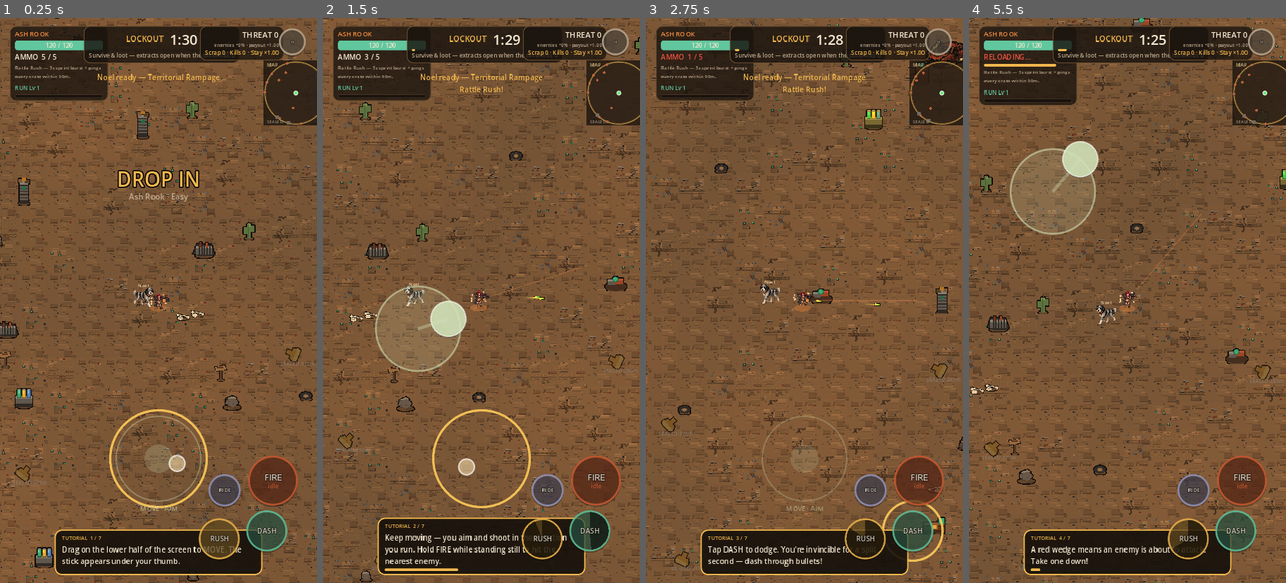
Above: before the commit, frames 1-4 (left to right).
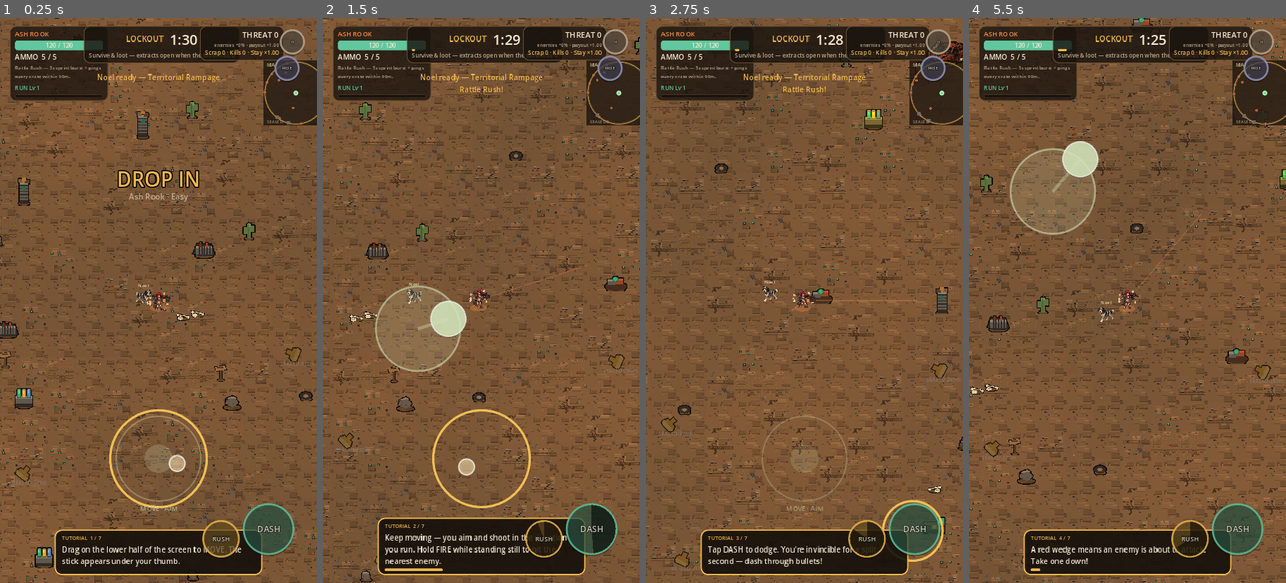
Above: after the commit, the same moments.

Repository: zwoodjr/sprite-lane
Game: Godot game, scene res://scenes/match/match.tscn
Two runs of this game, one before a commit and one after it. Both use one fixed random seed, a clock stepped at 60 frames per second and the inputs below. This scene is started directly instead of the project's main scene.
Inputs (mouse positions are in pixels of both pictures, inside the frame that each line leads up to):
- Up to frame 1 (0.25 s): no input
- Up to frame 2 (1.5 s): move the mouse to (551, 272) at 0.52 s; hold D (move_right) 0.53-1.25 s; tap Q (ability) at 0.6 s; click (551, 272) at 0.67 s; tap Space (dash) at 0.8 s; drag from (418, 328) to (510, 300) at 1.27 s
- Up to frame 3 (2.75 s): move the mouse to (836, 176) at 2.02 s; press the mouse at (836, 176) at 2.03 s; hold D (move_right) from 2.03 s (still down); tap E (interact) at 2.1 s
- Up to frame 4 (5.5 s): release D (move_right) at 2.75 s; release the mouse at (1159, 176) at 2.75 s; drag from (1111, 413) to (1146, 300) at 2.77 s; move the mouse to (1222, 385) at 3.52 s; hold A (move_left) 3.53-4.25 s; tap Q (ability) at 3.6 s; click (1222, 385) at 3.67 s; tap Space (dash) at 3.8 s; tap Escape (pause_menu) at 4.15 s; click "RESUME" at 4.25 s; drag from (1032, 215) to (1079, 159) at 5.02 s

The runs differ from the first frame. In frame 1, 3.0% of the frame differs, in the area x 42-97%, y 1-96%; in frame 2, 3.1%; in frame 3, 3.1%; in frame 4, 3.9%, in the area x 3-97%, y 1-96%.

Commit message:
Phase 0 bugfixes + Phase 1 feel start (Master Brief)
Fix upgrade-picker OOB when apply_run_upgrade clears choices, strip mouse
shoot on touch, clear sticks after level-up, unpause on go_result and
guard abandon double-wipe, one-time scrap migration flag, charger lunge
hits, app background auto-pause, degenerate cooldown/telegraph polygons,
and remove Dev timers + Field Notes.

Phase 1: on-screen-only auto-fire/auto-aim, 0.5s hit i-frames, kill health
drops, larger heroes/smaller pets, DASH+ABILITY touch layout.

Co-authored-by: zwoodjr <zwoodjr@users.noreply.github.com>

Diff:
--- a/game/scenes/entities/enemy.tscn
+++ b/game/scenes/entities/enemy.tscn
@@ -8,7 +8,8 @@
 
 [node name="Enemy" type="CharacterBody2D"]
 collision_layer = 4
-collision_mask = 1
+## World (1) + player (2) so charger slide-collision hits land.
+collision_mask = 3
 script = ExtResource("1_enemy")
 
 [node name="Body" type="Sprite2D" parent="."]
--- a/game/scripts/autoload/game_state.gd
+++ b/game/scripts/autoload/game_state.gd
@@ -37,7 +37,9 @@
 
 ## Player settings + onboarding flags (persisted to user://).
 const SAVE_PATH := "user://wanderer_save.json"
-const SAVE_VERSION := 3
+const SAVE_VERSION := 4
+## One-time garage_tokens → scrap migration (never re-run when scrap hits 0).
+var garage_tokens_migrated: bool = false
 var settings: Dictionary = {
 	"sfx": true,
 	"haptics": true,
@@ -122,6 +124,7 @@
 		"account_level": account_level,
 		"meta_upgrades": meta_upgrades,
 		"garage_tokens": garage_tokens,
+		"garage_tokens_migrated": garage_tokens_migrated,
 		"successful_extracts": successful_extracts,
 		"mount_unlock_tier": mount_unlock_tier,
 		"best_payout": best_payout,
@@ -155,13 +158,20 @@
 	account_scrap = int(d.get("account_scrap", 0))
 	## Migrate v1/v2: old saves had account_xp as pseudo-power; keep XP, prefer scrap.
 	account_xp = int(d.get("account_xp", 0))
-	if account_scrap <= 0 and d.has("garage_tokens"):
-		## Soft migrate: leftover garage tokens → a bit of scrap so hangar isn't empty.
-		account_scrap = int(d.get("garage_tokens", 0)) * 10
+	garage_tokens_migrated = bool(d.get("garage_tokens_migrated", false))
+	garage_tokens = int(d.get("garage_tokens", 0))
+	## Soft migrate once: leftover garage tokens → scrap so hangar isn't empty.
+	## Gate so spending scrap to 0 never re-grants free scrap on every load.
+	if not garage_tokens_migrated and d.has("garage_tokens"):
+		if account_scrap <= 0 and garage_tokens > 0:
+			account_scrap = garage_tokens * 10
+		garage_tokens_migrated = true
+	elif not garage_tokens_migrated:
+		## New / already-scrap saves: mark done so a future zero-scrap load is safe.
+		garage_tokens_migrated = true
 	var mu: Variant = d.get("meta_upgrades", {})
 	if typeof(mu) == TYPE_DICTIONARY:
 		meta_upgrades = (mu as Dictionary).duplicate()
-	garage_tokens = int(d.get("garage_tokens", 0))
 	successful_extracts = int(d.get("successful_extracts", 0))
 	mount_unlock_tier = int(d.get("mount_unlock_tier", 0))
 	best_payout = int(d.get("best_payout", 0))
@@ -527,4 +537,12 @@
 	get_tree().change_scene_to_file("res://scenes/match/match.tscn")
 
 func go_result() -> void:
+	## Always unpause — extract/wipe delay can leave the tree paused (result freezes).
+	get_tree().paused = false
+	Engine.time_scale = 1.0
+	TouchInput.clear_sticks()
 	get_tree().change_scene_to_file("res://scenes/ui/result_screen.tscn")
+
+
+func run_already_ended() -> bool:
+	return extracted or wiped
--- a/game/scripts/autoload/touch_input.gd
+++ b/game/scripts/autoload/touch_input.gd
@@ -41,12 +41,26 @@
 
 func _ready() -> void:
 	touch_primary = _detect_touch_primary()
+	## iOS/Xogot emulate a mouse click from the first touch. If "shoot" is bound
+	## to LMB, every tap = fire (slows the player, blocks OOS regen). Drop mouse
+	## shoot/dash bindings on touch-primary devices; keep keyboard on all.
+	if touch_primary:
+		_strip_mouse_from_action("shoot")
+		_strip_mouse_from_action("dash")
 
 
 func _detect_touch_primary() -> bool:
 	if OS.has_feature("mobile") or OS.has_feature("ios") or OS.has_feature("android"):
 		return true
 	return DisplayServer.is_touchscreen_available()
+
+
+func _strip_mouse_from_action(action: String) -> void:
+	if not InputMap.has_action(action):
+		return
+	for ev in InputMap.action_get_events(action):
+		if ev is InputEventMouseButton:
+			InputMap.action_erase_event(action, ev)
 
 
 func is_single_stick() -> bool:
--- a/game/scripts/data/progression.gd
+++ b/game/scripts/data/progression.gd
@@ -121,7 +121,7 @@
 		{
 			"id": "endurance",
 			"name": "Dust Lungs",
-			"desc": "+4% dash i-frame length per rank (stamina stub until a stamina bar ships)",
+			"desc": "+4% dash i-frame length per rank",
 			"cost": 80,
 			"cost_step": 48,
 			"cost_curve": 1.38,
@@ -133,7 +133,7 @@
 		{
 			"id": "scrap_find",
 			"name": "Magnet Fingers",
-			"desc": "+8% scrap found in-run per rank (diminishing feel via cost curve)",
+			"desc": "+8% scrap found in-run per rank",
 			"cost": 75,
 			"cost_step": 50,
 			"cost_curve": 1.4,
@@ -299,22 +299,10 @@
 			"per_rank": 0.05,
 		},
 		{
-			"id": "hangar_notes",
-			"name": "Field Notes",
-			"desc": "Unlock stub — hangar lore scrap (cosmetic for now)",
-			"cost": 60,
-			"cost_step": 40,
-			"cost_curve": 1.2,
-			"max_rank": 3,
-			"min_account_level": 1,
-			"effect": "notes",
-			"per_rank": 1.0,
-		},
-		{
 			## Hidden until a real loadout / stash screen ships — buying slots with nowhere to assign them is confusing.
 			"id": "insurance_slot",
 			"name": "Extra Tape",
-			"desc": "+1 insurance slot (needs Loadout screen — coming later)",
+			"desc": "+1 insurance slot",
 			"cost": 200,
 			"cost_step": 120,
 			"cost_curve": 1.5,
--- a/game/scripts/entities/enemy.gd
+++ b/game/scripts/entities/enemy.gd
@@ -9,6 +9,7 @@
 signal died
 
 const BulletScene := preload("res://scenes/entities/bullet.tscn")
+const PickupScene := preload("res://scenes/entities/powerup_pickup.tscn")
 ## Built from EnemyDefs (sheet crops). Legacy raider/charger/brute still resolve.
 static var KINDS: Dictionary = {}
 
@@ -36,7 +37,9 @@
 @onready var body: Sprite2D = $Body
 @onready var hp_bar: ProgressBar = $HpBar
 
-var _warn: Polygon2D
+var _warn: Node2D
+var _warn_alpha: float = 0.0
+var _warn_scale_x: float = 1.0
 var _shadow: Polygon2D
 
 ## Slightly larger than heroes (52) so wasteland sheet mobs read at survivor FOV.
@@ -63,7 +66,8 @@
 	_lunge_left = 0.0
 	_fire_cd = maxf(_fire_cd, seconds)
 	if _warn:
-		_warn.color.a = 0.0
+		_warn_alpha = 0.0
+		_warn.queue_redraw()
 
 func setup(spawn_pos: Vector2, hp_mult: float, dmg_mult: float, spd_mult: float = 1.0, kind_id: String = "rad_gator") -> void:
 	global_position = spawn_pos
@@ -86,11 +90,10 @@
 		_def = KINDS.get("rad_gator", {})
 	if body and body.texture == null:
 		body.texture = load(str(_def.get("sprite", "res://assets/sprites/enemies/rad_gator.png")))
-	## Wind-up warning: a pulsing red wedge toward the player.
-	_warn = Polygon2D.new()
-	_warn.polygon = PackedVector2Array([Vector2(16, -10), Vector2(70, 0), Vector2(16, 10)])
-	_warn.color = Color(1.0, 0.25, 0.15, 0.0)
+	## Wind-up warning: drawn wedge (avoid Polygon2D triangulation failures on thin scales).
+	_warn = Node2D.new()
 	_warn.z_index = 2
+	_warn.draw.connect(_draw_warn)
 	add_child(_warn)
 	_style_bar()
 	_apply_look()
@@ -182,14 +185,16 @@
 		_windup_left -= delta
 		_warn.rotation = dir.angle()
 		var k := 1.0 - _windup_left / float(_def["windup"])
-		_warn.color.a = 0.25 + 0.55 * k
-		_warn.scale = Vector2(0.6 + 0.6 * k, 1.0)
+		_warn_alpha = 0.35 + 0.55 * k
+		_warn_scale_x = 0.75 + 0.45 * k
+		_warn.queue_redraw()
 		velocity = velocity.move_toward(Vector2.ZERO, 900.0 * delta) + _knock
 		move_and_slide()
 		_knock = _knock.move_toward(Vector2.ZERO, 1400.0 * delta)
 		_tick_walk_anim(delta, true)
 		if _windup_left <= 0.0:
-			_warn.color.a = 0.0
+			_warn_alpha = 0.0
+			_warn.queue_redraw()
 			_attack(dir)
 		return
 
@@ -197,12 +202,17 @@
 		_lunge_left -= delta
 		velocity = _lunge_dir * speed * 3.4
 		move_and_slide()
+		## Refresh dist after the slide — lunge closes far more than the old 26px check.
+		if _player != null and is_instance_valid(_player):
+			dist = global_position.distance_to(_player.global_position)
 		for i in range(get_slide_collision_count()):
 			var col := get_slide_collision(i).get_collider()
 			if col and col.is_in_group("player") and col.has_method("take_damage"):
 				col.take_damage(damage, self)
 				_lunge_left = 0.0
-		if dist < 26.0 and _player.has_method("take_damage"):
+		## Contact radius covers player (14) + enemy body (~16) + lunge overshoot.
+		const LUNGE_HIT_RANGE := 52.0
+		if dist < LUNGE_HIT_RANGE and _player != null and _player.has_method("take_damage"):
 			_player.take_damage(damage, self)
 			_lunge_left = 0.0
 		_tick_walk_anim(delta, true)
@@ -229,6 +239,24 @@
 		if randf() < 0.3:
 			_strafe_sign *= -1.0
 
+func _draw_warn() -> void:
+	if _warn_alpha <= 0.01:
+		return
+	var sx := maxf(_warn_scale_x, 0.7)
+	var tip := Vector2(72.0 * sx, 0.0)
+	var left := Vector2(14.0, -12.0)
+	var right := Vector2(14.0, 12.0)
+	## Bright outline flash so telegraphs read on dusty ground.
+	_warn.draw_colored_polygon(
+		PackedVector2Array([left - Vector2(2, 0), tip + Vector2(4, 0), right - Vector2(2, 0)]),
+		Color(1.0, 0.95, 0.55, _warn_alpha * 0.55)
+	)
+	_warn.draw_colored_polygon(
+		PackedVector2Array([left, tip, right]),
+		Color(1.0, 0.22, 0.12, _warn_alpha)
+	)
+
+
 func _tick_walk_anim(delta: float, attacking: bool) -> void:
 	if body == null:
 		return
@@ -287,6 +315,19 @@
 	if hp <= 0.0:
 		_die()
 
+func _spawn_health_drop() -> void:
+	var scene := get_tree().current_scene
+	if scene == null:
+		return
+	var pickup: Area2D = PickupScene.instantiate()
+	scene.add_child(pickup)
+	pickup.global_position = global_position + Vector2(randf_range(-12, 12), randf_range(-8, 8))
+	var heal := PowerupDefs.get_by_id("heal")
+	heal["instant_heal"] = 12.0
+	heal["name"] = "Scrap Salve"
+	pickup.call("setup", heal)
+
+
 func _die() -> void:
 	_dead = true
 	remove_from_group("enemies")
@@ -298,13 +339,18 @@
 	Juice.burst(global_position, Color(0.95, 0.55, 0.3), 18, 220.0, 0.5)
 	Juice.burst(global_position, Color(0.6, 0.5, 0.4, 0.8), 10, 90.0, 0.7, 1.6)
 	Juice.float_text(global_position + Vector2(0, -40), "+%d scrap" % scrap, UiTheme.AMBER, 15)
+	## Small health drops from kills (Phase 1 fair-hits loop).
+	if randf() < 0.22:
+		_spawn_health_drop.call_deferred()
 	Juice.shake(0.12 if _archetype() != "brute" else 0.3)
 	if _archetype() == "brute":
 		Juice.hitstop(0.06)
 	died.emit()
 	collision_layer = 0
-	_warn.visible = false
-	hp_bar.visible = false
+	if _warn:
+		_warn.visible = false
+	if hp_bar:
+		hp_bar.visible = false
 	var tw := create_tween().set_parallel(true)
 	var sc := float(_def.get("scale", 1.0))
 	tw.tween_property(body, "scale", Vector2(1.4, 0.2) * sc, 0.16)
--- a/game/scripts/entities/pet.gd
+++ b/game/scripts/entities/pet.gd
@@ -5,8 +5,8 @@
 signal rampage_started(target: Node)
 signal rampage_ended
 
-## Pets sit near hero FOV so companions aren't tiny ants beside the cast.
-const BODY_FOV_PX := 50.0
+## Pets must read smaller than heroes (were oversized vs 60px heroes).
+const BODY_FOV_PX := 38.0
 
 var _def: Dictionary = {}
 var _player: Node2D
--- a/game/scripts/entities/player.gd
+++ b/game/scripts/entities/player.gd
@@ -65,7 +65,8 @@
 @onready var camera: Camera2D = $Camera2D
 
 ## Sheet-detail heroes at survivor portrait FOV (~1/14 of 720-wide).
-const BODY_FOV_PX := 52.0
+## Slightly larger heroes for readability (Phase 1).
+const BODY_FOV_PX := 60.0
 var _body_base_scale: float = 1.0
 var _walk: RefCounted = UnitAnim.new()
 var _attack_flash: float = 0.0
@@ -280,7 +281,15 @@
 	if TouchInput.is_single_stick() and TouchInput.is_move_aiming() and TouchInput.is_auto_fire():
 		show_guide = true
 	_aim_line.visible = show_guide
-	if TouchInput.is_firing() and _reload_left <= 0.0 and _dash_left <= 0.0:
+	var want_fire := TouchInput.is_firing() and _reload_left <= 0.0 and _dash_left <= 0.0
+	## Auto-fire only when an enemy is on screen (no dumping mag into empty dust).
+	if want_fire and TouchInput.is_auto_fire() and not TouchInput.fire_held and not TouchInput.aim_stick_firing:
+		if not _has_on_screen_enemy():
+			want_fire = false
+			## Idle / no target: start reload instead of dry-firing the mag empty.
+			if _ammo < _mag_size() and _reload_left <= 0.0 and velocity.length() < 40.0:
+				_start_reload()
+	if want_fire:
 		_try_shoot()
 	if Input.is_action_just_pressed("reload") and _ammo < _mag_size() and _reload_left <= 0.0:
 		_start_reload()
@@ -537,12 +546,16 @@
 	if strength <= 0.01:
 		return stick
 	var cone := deg_to_rad(8.0 + 14.0 * strength)
+	var view := _camera_view_rect().grow(24.0)
 	var best: Vector2 = Vector2.ZERO
 	var best_score := INF
 	for n in get_tree().get_nodes_in_group("enemies"):
 		if not (n is Node2D) or not is_instance_valid(n):
 			continue
-		var to := (n as Node2D).global_position - global_position
+		var e := n as Node2D
+		if not view.has_point(e.global_position):
+			continue
+		var to := e.global_position - global_position
 		var d := to.length()
 		if d > 620.0 or d < 1.0:
 			continue
@@ -558,18 +571,43 @@
 	return stick.slerp(best, 0.55 + 0.35 * strength).normalized()
 
 func _nearest_enemy_dir(max_d: float) -> Vector2:
+	## Auto-aim must not target off-screen enemies.
+	var best: Node2D = _nearest_on_screen_enemy(max_d)
+	if best == null:
+		return Vector2.ZERO
+	return (best.global_position - global_position).normalized()
+
+
+func _camera_view_rect() -> Rect2:
+	var cam := get_viewport().get_camera_2d()
+	if cam == null:
+		## Fallback: generous circle around the player.
+		return Rect2(global_position - Vector2(400, 700), Vector2(800, 1400))
+	var vp := get_viewport().get_visible_rect().size
+	var half := (vp / cam.zoom) * 0.5
+	var center: Vector2 = cam.get_screen_center_position() if cam.has_method("get_screen_center_position") else cam.global_position
+	return Rect2(center - half, half * 2.0)
+
+
+func _has_on_screen_enemy() -> bool:
+	return _nearest_on_screen_enemy(2400.0) != null
+
+
+func _nearest_on_screen_enemy(max_d: float) -> Node2D:
+	var view := _camera_view_rect().grow(24.0)
 	var best: Node2D = null
 	var best_d := max_d
 	for n in get_tree().get_nodes_in_group("enemies"):
 		if not (n is Node2D) or not is_instance_valid(n):
 			continue
-		var d := global_position.distance_to((n as Node2D).global_position)
+		var e := n as Node2D
+		if not view.has_point(e.global_position):
+			continue
+		var d := global_position.distance_to(e.global_position)
 		if d < best_d:
 			best_d = d
-			best = n as Node2D
-	if best == null:
-		return Vector2.ZERO
-	return (best.global_position - global_position).normalized()
+			best = e
+	return best
 
 func _try_shoot() -> void:
 	if _fire_cd > 0.0 or _burst_left > 0:
@@ -716,7 +754,7 @@
 		return
 	## Dust Sidestep — full avoid (soft-capped in GameState).
 	if randf() < GameState.dodge_chance():
-		_iframes = 0.08
+		_iframes = 0.35
 		Juice.float_text(global_position + Vector2(0, -30), "DODGE", UiTheme.TEAL, 16)
 		Juice.sfx("dash", -8.0)
 		return
@@ -726,7 +764,8 @@
 		dmg *= 0.5
 		Juice.float_text(global_position + Vector2(0, -42), "BLOCK", UiTheme.AMBER, 14)
 	hp -= dmg
-	_iframes = 0.12
+	## Fair hits: ~0.5s i-frames so one mistake isn't a full wipe (was 0.12s).
+	_iframes = 0.5
 	if attacker != null and is_instance_valid(attacker) and attacker != self:
 		attacked.emit(attacker)
 	Juice.sfx("hurt")
--- a/game/scripts/match/match_controller.gd
+++ b/game/scripts/match/match_controller.gd
@@ -68,6 +68,18 @@
 	_radio_ping_at = 18.0 * GameState.timer_scale()
 	if GameState.fast_timers:
 		_radio_ping_at = 1.2
+
+
+func _notification(what: int) -> void:
+	## Auto-pause when the app backgrounds (iOS home / Xogot switch).
+	if _ended:
+		return
+	if what == NOTIFICATION_APPLICATION_FOCUS_OUT or what == NOTIFICATION_APPLICATION_PAUSED:
+		if is_instance_valid(hud) and hud.has_method("_open_pause"):
+			hud.call("_open_pause")
+		elif not get_tree().paused:
+			get_tree().paused = true
+			TouchInput.clear_sticks()
 
 func _spawn_pet() -> void:
 	if not is_instance_valid(player):
--- a/game/scripts/ui/action_button.gd
+++ b/game/scripts/ui/action_button.gd
@@ -76,16 +76,17 @@
 	var fill := tint.darkened(0.55 if not held else 0.3)
 	draw_circle(c, r, Color(fill.r, fill.g, fill.b, 0.82 * a))
 	draw_arc(c, r - 1.5, 0.0, TAU, 48, Color(tint.r, tint.g, tint.b, a), 3.0, true)
-	## Cooldown sweep
-	if cooldown_ratio > 0.01:
+	## Cooldown sweep — skip hairline wedges (Godot triangulator errors on degenerate polys).
+	if cooldown_ratio > 0.04:
+		var start := -PI * 0.5
+		var span := TAU * clampf(cooldown_ratio, 0.0, 1.0)
+		var steps := maxi(3, int(ceil(span / (TAU / 32.0))))
 		var pts := PackedVector2Array([c])
-		var start := -PI * 0.5
-		var end := start + TAU * cooldown_ratio
-		var steps := 32
 		for i in range(steps + 1):
-			var ang := lerpf(start, end, float(i) / steps)
+			var ang := start + span * (float(i) / float(steps))
 			pts.append(c + Vector2(cos(ang), sin(ang)) * (r - 3.0))
-		draw_colored_polygon(pts, Color(0, 0, 0, 0.55))
+		if pts.size() >= 3:
+			draw_colored_polygon(pts, Color(0, 0, 0, 0.55))
 	## Text
 	var font := ThemeDB.fallback_font
 	var fs := int(r * 0.36)
--- a/game/scripts/ui/character_select.gd
+++ b/game/scripts/ui/character_select.gd
@@ -32,18 +32,24 @@
 	row.add_theme_constant_override("separation", 14 if portrait else 18)
 	c.add_child(row)
 
-	## Portrait card
+	## Portrait card — extra top pad so tall sheet heads (Vesper) aren't clipped.
 	var pc := card(UiTheme.LINE)
 	pc.custom_minimum_size = Vector2(0 if portrait else 250, 0)
+	pc.clip_contents = false
 	row.add_child(pc)
 	var pv := VBoxContainer.new()
 	pv.alignment = BoxContainer.ALIGNMENT_CENTER
+	pv.add_theme_constant_override("separation", 8)
 	pc.add_child(pv)
+	var portrait_pad := Control.new()
+	portrait_pad.custom_minimum_size = Vector2(0, 10)
+	pv.add_child(portrait_pad)
 	_portrait = TextureRect.new()
-	_portrait.custom_minimum_size = Vector2(140 if portrait else 200, 140 if portrait else 200)
+	_portrait.custom_minimum_size = Vector2(150 if portrait else 210, 160 if portrait else 220)
 	_portrait.expand_mode = TextureRect.EXPAND_IGNORE_SIZE
 	_portrait.stretch_mode = TextureRect.STRETCH_KEEP_ASPECT_CENTERED
 	_portrait.texture_filter = CanvasItem.TEXTURE_FILTER_NEAREST
+	_portrait.clip_contents = false
 	pv.add_child(_portrait)
 	_name = UiTheme.title_label("", 26 if portrait else 28)
 	pv.add_child(_name)
--- a/game/scripts/ui/mode_select.gd
+++ b/game/scripts/ui/mode_select.gd
@@ -1,7 +1,6 @@
 extends "res://scripts/ui/menu_base.gd"
 
 var _cards: Dictionary = {}
-var _fast: Button
 
 func build(c: VBoxContainer) -> void:
 	var portrait := MobileLayout.is_portrait()
@@ -28,17 +27,6 @@
 	var bottom := HBoxContainer.new()
 	bottom.add_theme_constant_override("separation", 14)
 	c.add_child(bottom)
-	_fast = Button.new()
-	_fast.toggle_mode = true
-	_fast.focus_mode = Control.FOCUS_NONE
-	_fast.button_pressed = GameState.fast_timers
-	_fast.custom_minimum_size = Vector2(0, 52)
-	_fast.add_theme_font_size_override("font_size", 14)
-	_fast.toggled.connect(func(on: bool) -> void:
-		GameState.fast_timers = on
-		_refresh()
-	)
-	bottom.add_child(_fast)
 	var sp := Control.new()
 	sp.size_flags_horizontal = Control.SIZE_EXPAND_FILL
 	bottom.add_child(sp)
@@ -135,4 +123,3 @@
 		for s in ["normal", "hover", "pressed", "hover_pressed"]:
 			b.add_theme_stylebox_override(s, UiTheme.box(bg, col, 20, 4 if on else 2, 18))
 		(_cards[id]["tick"] as Label).text = "✓ SELECTED" if on else ""
-	_fast.text = "Dev: quick-test timers %s" % ("ON (12%)" if GameState.fast_timers else "OFF")
--- a/game/scripts/ui/pause_menu.gd
+++ b/game/scripts/ui/pause_menu.gd
@@ -80,8 +80,10 @@
 			_confirm_abandon = true
 			quit.text = "TAP AGAIN — counts as a wipe"
 			return
-		GameState.on_wipe()
-		GameState.result_summary = "Abandoned the run.\n" + GameState.result_summary
+		## If extract/wipe already banked during the end delay, don't double-count.
+		if not GameState.run_already_ended():
+			GameState.on_wipe()
+			GameState.result_summary = "Abandoned the run.\n" + GameState.result_summary
 		get_tree().paused = false
 		GameState.go_result()
 	)
--- a/game/scripts/ui/run_upgrade_picker.gd
+++ b/game/scripts/ui/run_upgrade_picker.gd
@@ -24,12 +24,18 @@
 func open(new_level: int, choices: Array) -> void:
 	if _open:
 		return
-	if choices.is_empty():
-		choices = Progression.roll_run_choices(2)
+	## Copy so apply_run_upgrade → pending_run_choices.clear() can't empty our picks.
+	var picks: Array = choices.duplicate()
+	if picks.is_empty():
+		picks = Progression.roll_run_choices(2)
 	## Headless / fast-timer bots: auto-pick so the match doesn't stall paused.
-	if GameState.fast_timers and choices.size() > 0:
-		GameState.apply_run_upgrade(choices[0])
-		chosen.emit(choices[0])
+	if GameState.fast_timers:
+		if picks.size() > 0:
+			var pick: Dictionary = picks[0]
+			GameState.apply_run_upgrade(pick)
+			chosen.emit(pick)
+		else:
+			GameState.run_level_paused = false
 		return
 	_open = true
 	get_tree().paused = true
@@ -63,7 +69,7 @@
 	row.add_theme_constant_override("separation", 16)
 	v.add_child(row)
 
-	for u in choices:
+	for u in picks:
 		row.add_child(_choice_btn(u))
 
 	Juice.sfx("ui_tap")
@@ -93,4 +99,6 @@
 	_root.visible = false
 	for c in _root.get_children():
 		c.queue_free()
+	## Sticks/fire stay held while paused (touch_controls is PAUSABLE).
+	TouchInput.clear_sticks()
 	get_tree().paused = false
--- a/game/scripts/ui/touch_controls.gd
+++ b/game/scripts/ui/touch_controls.gd
@@ -54,11 +54,13 @@
 	_twin = bool(GameState.settings.get("twin_stick", false))
 	stick_radius = BASE_STICK_RADIUS * float(GameState.settings.get("stick_scale", 1.0))
 
-	btn_fire = _make_button("FIRE", "hold", 56.0, UiTheme.RUST)
-	btn_dash = _make_button("DASH", "", 46.0, UiTheme.TEAL)
-	btn_ability = _make_button("ABILITY", "", 46.0, UiTheme.AMBER)
-	btn_mount = _make_button("MOUNT", "", 36.0, Color(0.6, 0.6, 0.75))
-	btn_pause = _make_button("II", "", 30.0, Color(0.75, 0.68, 0.58))
+	## Phase 1 layout: big DASH + smaller ABILITY. FIRE removed when auto-fire
+	## is on (default); RIDE sits as a small top toggle off the main cluster.
+	btn_fire = _make_button("FIRE", "hold", 44.0, UiTheme.RUST)
+	btn_dash = _make_button("DASH", "", 58.0, UiTheme.TEAL)
+	btn_ability = _make_button("ABILITY", "", 42.0, UiTheme.AMBER)
+	btn_mount = _make_button("RIDE", "", 28.0, Color(0.6, 0.6, 0.75))
+	btn_pause = _make_button("II", "", 28.0, Color(0.75, 0.68, 0.58))
 
 	btn_fire.pressed_down.connect(func() -> void: TouchInput.set_fire_held(true))
 	btn_fire.released.connect(func() -> void: TouchInput.set_fire_held(false))
@@ -73,6 +75,9 @@
 		## Desktop: keyboard + mouse. Keep pause visible, hide thumb controls.
 		for b in [btn_fire, btn_dash, btn_ability, btn_mount]:
 			b.visible = false
+	elif TouchInput.is_auto_fire() and TouchInput.is_single_stick():
+		## Auto-fire covers shooting — hide FIRE so the right side stays two buttons.
+		btn_fire.visible = false
 
 func _make_button(text: String, sub: String, r: float, tint: Color) -> Control:
 	var b: Control = Control.new()
@@ -98,12 +103,11 @@
 	root.offset_bottom = -(win.y - (m.position.y + m.size.y))
 	var w := m.size.x
 	var h := m.size.y
-	## Portrait-friendly cluster: bottom-right (mirrored when left-handed).
-	## FIRE stays available for idle hold; smaller so it doesn't crowd DASH/ABILITY.
-	_place(btn_fire, Vector2(w - 78, h - 210))
-	_place(btn_dash, Vector2(w - 92, h - 96))
-	_place(btn_ability, Vector2(w - 200, h - 78))
-	_place(btn_mount, Vector2(w - 188, h - 188))
+	## Right side: big DASH + smaller ABILITY. RIDE + pause live near the top.
+	_place(btn_dash, Vector2(w - 88, h - 100))
+	_place(btn_ability, Vector2(w - 196, h - 78))
+	_place(btn_fire, Vector2(w - 88, h - 220))
+	_place(btn_mount, Vector2(w - 46, 96), false)
 	_place(btn_pause, Vector2(w - 34, 36), false)
 
 func _place(b: Control, center: Vector2, mirror: bool = true) -> void:
Not shown, changed: game/MVP_STATUS.md
